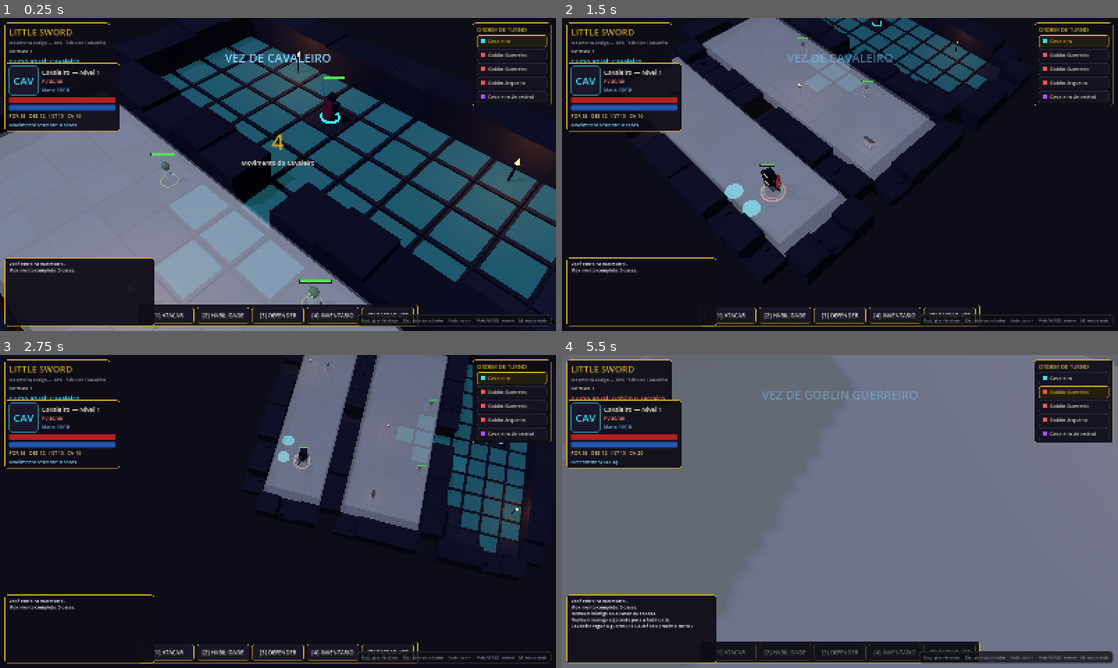
Above: before the commit, frames 1-4 (two rows, left to right).
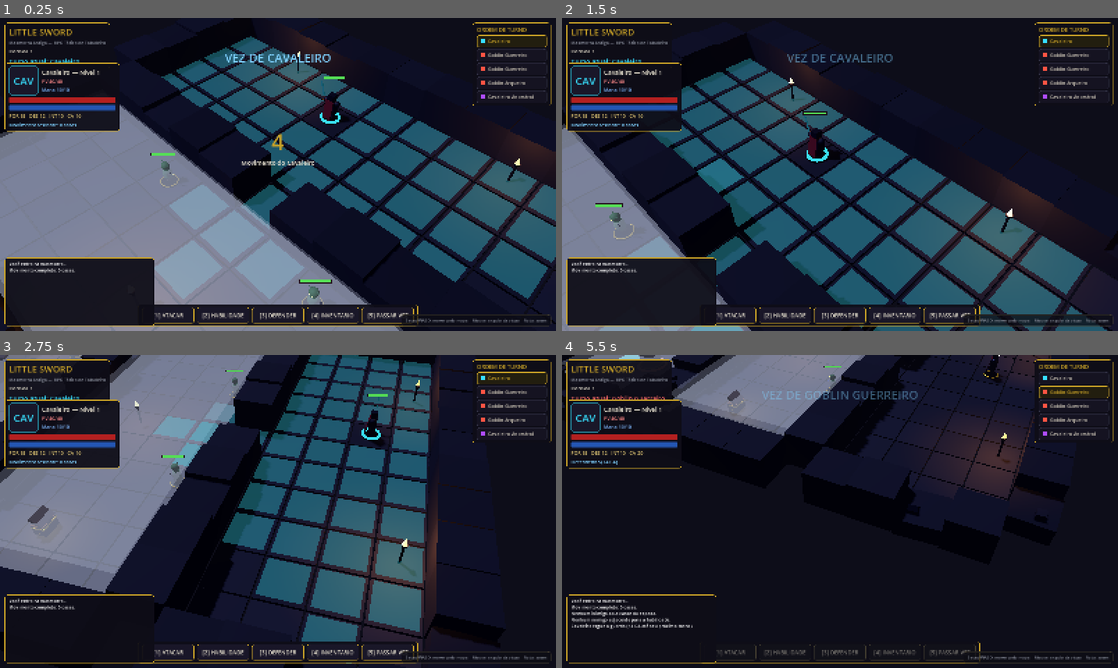
Above: after the commit, the same moments.

Repository: FalconiRod/Little-Sword
Game: Godot game, scene res://src/scenes/main.tscn
Two runs of this game, one before a commit and one after it. Both use one fixed random seed, a clock stepped at 60 frames per second and the inputs below.
Inputs (mouse positions are in pixels of both pictures, inside the frame that each line leads up to):
- Up to frame 1 (0.25 s): no input
- Up to frame 2 (1.5 s): tap Enter at 0.5 s; move the mouse to (962, 158) at 0.52 s; hold D 0.53-1.28 s; tap M at 0.6, 1.35 s; click (962, 158) at 0.67 s; move the mouse to (728, 190) at 1.27 s; hold S from 1.28 s (still down); click (728, 190) at 1.42 s
- Up to frame 3 (2.75 s): move the mouse to (333, 442) at 2.02 s; release S at 2.03 s; hold D from 2.03 s (still down); hold Q from 2.03 s (still down); click (333, 442) at 2.17 s; tap M at 2.3 s
- Up to frame 4 (5.5 s): move the mouse to (812, 574) at 2.77 s; release D at 2.78 s; release Q at 2.78 s; hold W 2.78-3.53 s; tap E at 2.85 s; click (812, 574) at 2.92 s; tap M every 0.75 s from 3.05 to 5.3 s; move the mouse to (1006, 558) at 3.52 s; hold A 3.53-5.03 s; tap 1 at 3.6 s; click (1006, 558) at 3.67 s; move the mouse to (673, 464) at 4.27 s; tap 2 at 4.35 s; click (673, 464) at 4.42 s; move the mouse to (867, 511) at 5.02 s; hold S from 5.03 s (still down); tap 3 at 5.1 s; click (867, 511) at 5.17 s

The runs differ from the first frame. In frame 1, 0.3% of the frame differs, in the area x 64-98%, y 94-99%; in frame 2, 45%; in frame 3, 46%; in frame 4, 78%, in the area x 0-100%, y 0-100%.

Commit message:
v0.2.6: remove tecla M - setas movem pelo mapa, mouse ajusta angulo

Diff:
--- a/src/core/tactical_camera.gd
+++ b/src/core/tactical_camera.gd
@@ -73,14 +73,6 @@
 var _is_panning_mmb: bool = false
 var _shake := 0.0
 var _auto_orbit := false
-
-# Modo "mapa todo" (tecla M): guarda o enquadramento anterior para voltar.
-var _overview := false
-var _saved_view := {
-	"pivot": Vector3.ZERO,
-	"pitch": 0.0,
-	"zoom": 0.0,
-}
 
 
 func setup(bounds: Rect2) -> void:
@@ -133,9 +125,6 @@
 		elif event.button_index == MOUSE_BUTTON_WHEEL_DOWN and event.pressed:
 			var step := zoom_step * clampf(_zoom_current / 12.0, 1.0, 3.0)
 			_zoom_target = clamp(_zoom_target + step, zoom_min, zoom_max)
-	elif event is InputEventKey and event.pressed and not event.echo:
-		if event.keycode == KEY_M:
-			_toggle_overview()
 	elif event is InputEventMouseMotion:
 		if _is_orbiting:
 			_yaw_target -= event.relative.x * rotation_sensitivity * 0.01
@@ -204,30 +193,6 @@
 		set_focus(_follow_target.global_position)
 
 
-## Tecla M: enquadra a mesa inteira (topo, centrada) e volta ao modo anterior.
-## Tudo via ALVOS — a suavização existente faz a transição deslizar.
-func _toggle_overview() -> void:
-	if _overview:
-		_overview = false
-		_pan_target = _saved_view["pivot"]
-		_pitch_target = _saved_view["pitch"]
-		_zoom_target = clampf(_saved_view["zoom"], zoom_min, zoom_max)
-	else:
-		_overview = true
-		stop_follow()
-		_saved_view["pivot"] = _pan_target
-		_saved_view["pitch"] = _pitch_target
-		_saved_view["zoom"] = _zoom_target
-		var c := _pan_limits.get_center()
-		_pan_target = Vector3(c.x * BoardGrid.TILE, 0.0, c.y * BoardGrid.TILE)
-		var fit: float = maxf(
-			_pan_limits.size.x / 1.294,
-			_pan_limits.size.y / 0.731
-		) + 6.0
-		_pitch_target = deg_to_rad(72.0)
-		_zoom_target = clampf(fit, zoom_min, zoom_max)
-
-
 func stop_follow() -> void:
 	following = false
 
--- a/src/ui/hud.gd
+++ b/src/ui/hud.gd
@@ -309,7 +309,7 @@
 	p.offset_bottom = -14
 	p.mouse_filter = Control.MOUSE_FILTER_IGNORE
 	add_child(p)
-	var l := _label("Esq.: girar/inclinar    Dir.: girar pros lados    Roda: zoom    Meio/WASD: mover    M: mapa todo", 12, "8a8f9c", p)
+	var l := _label("Setas/WASD: mover pelo mapa    Mouse: angulo da visao    Roda: zoom", 12, "8a8f9c", p)
 	l.mouse_filter = Control.MOUSE_FILTER_IGNORE
 
 func _build_inventory() -> void:
Not shown, changed: docs/CHANGELOG.md
